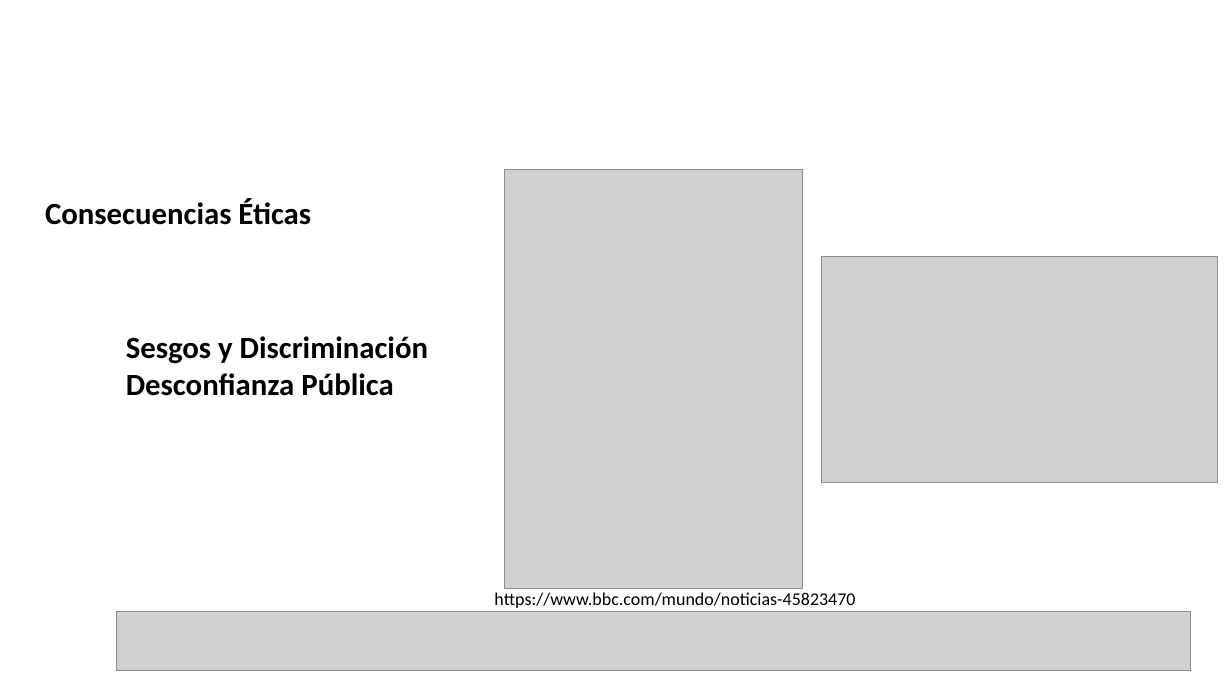
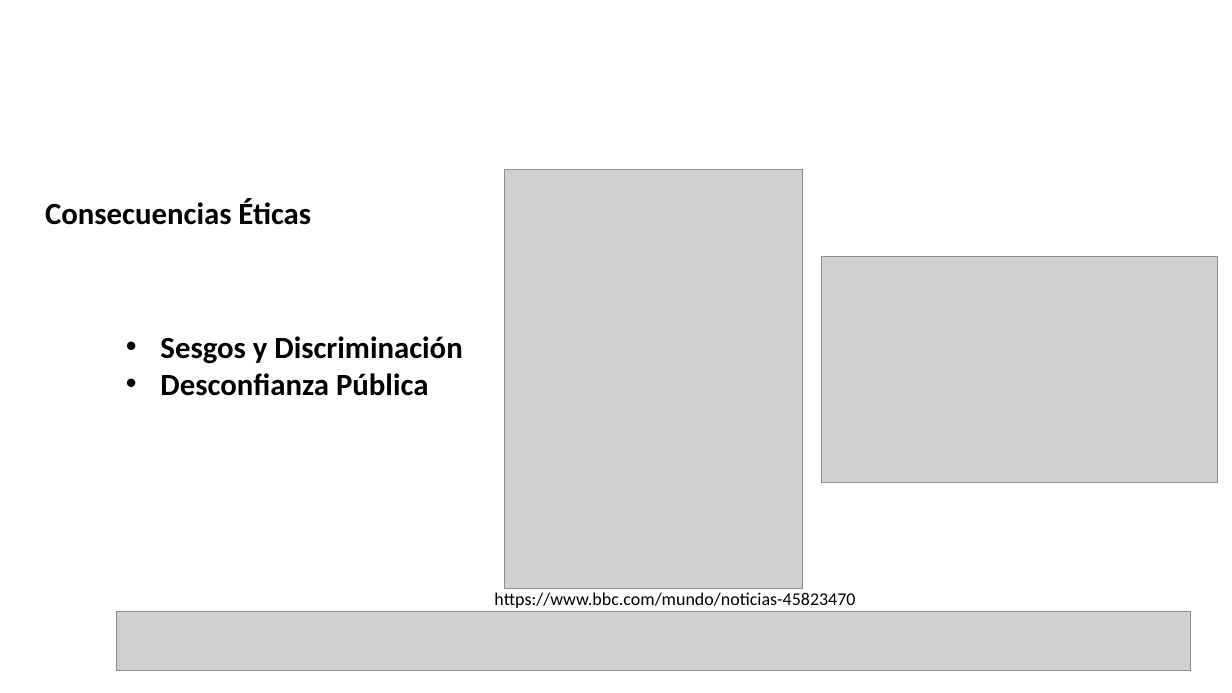
Before and after one commit to JCVLionHearth/datasciencecoursera, a slide deck: slide 8 of presentación simposio.pptx. Drawn at 1232x693 pixels with LibreOffice and Linux fonts; fonts in the diff are those of the drawing; grey boxes stand for pictures; background and template pictures are left out. Boxes give left, top, right and bottom in pixels: in the first picture for what was removed or moved away, otherwise in the second. Text is boxed around its words. In the diff, an @@ line names an element or a change of style, - is before the commit and + after.

```diff
--- a/presentación simposio.pptx
+++ b/presentación simposio.pptx
@@ text "Sesgos y Discriminación" at bbox=[160, 336, 462, 396]: bullet none to • @@
```
Also in this commit, not shown: 8 other slides changed, 2 slides added, 1 slide removed.
